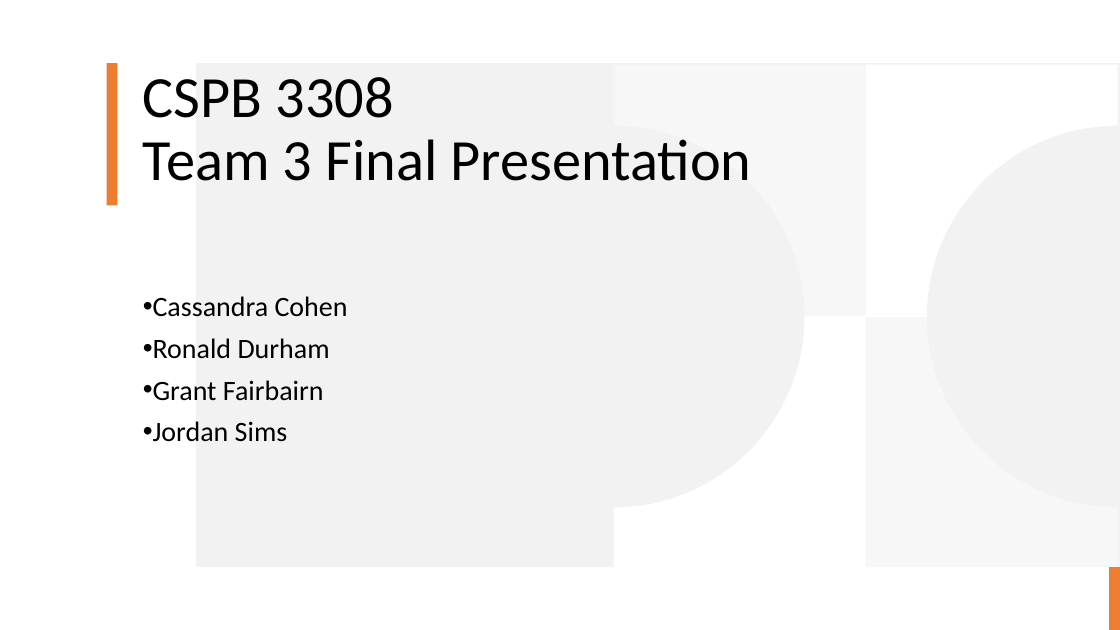
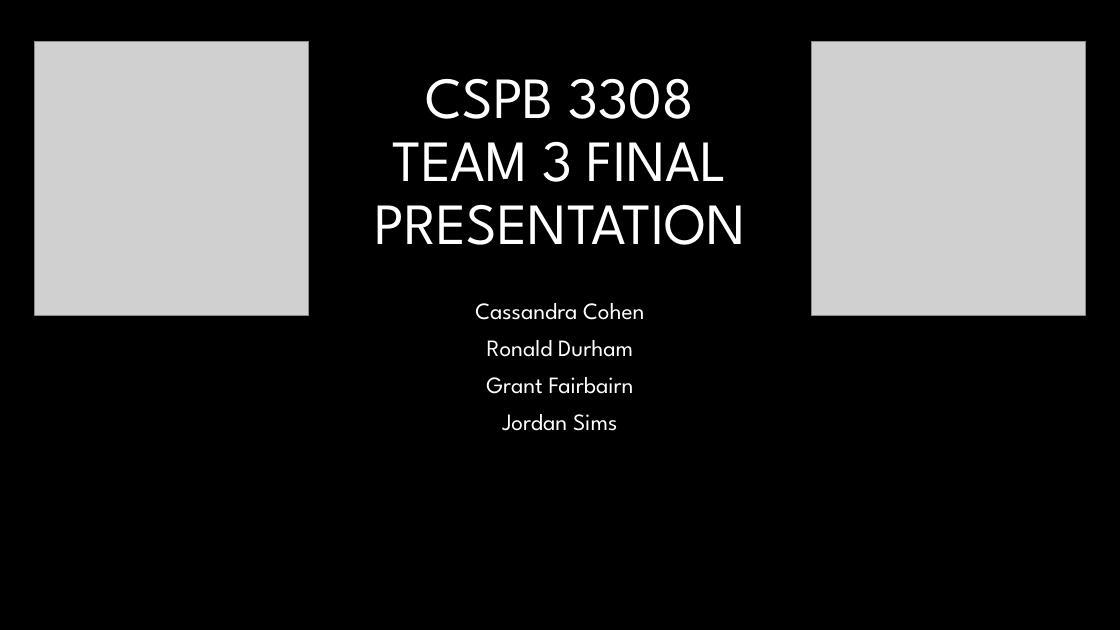
Before and after one commit to rodu4835/Heroku_App_Deployment, a slide deck: slide 1 of CSPB 3308 - Presentation PPT.pptx. Drawn at 1120x630 pixels with LibreOffice and Linux fonts; fonts in the diff are those of the drawing; grey boxes stand for pictures; background and template pictures are left out. Boxes give left, top, right and bottom in pixels: in the first picture for what was removed or moved away, otherwise in the second. Text is boxed around its words. In the diff, an @@ line names an element or a change of style, - is before the commit and + after.

```diff
--- a/CSPB 3308 - Presentation PPT.pptx
+++ b/CSPB 3308 - Presentation PPT.pptx
@@ background #FFFFFF to #000000 @@
@@ picture added at [34, 41, 308, 315] @@
@@ picture added at [812, 41, 1086, 315] @@
@@ rectangle removed at [107, 63, 118, 206] @@
@@ rectangle removed at [196, 63, 1120, 567] @@
@@ title at [374, 78, 745, 245]: text changed; font Calibri to League Spartan; text colour #000000 to #FFFFFF @@
-CSPB 3308
-Team 3 Final Presentation
+CSPB 3308
+TEAM 3 FINAL PRESENTATION
@@ freeform shape removed at [614, 65, 866, 317] @@
@@ freeform shape removed at [866, 65, 1118, 317] @@
@@ subtitle "Cassandra Cohen": place and size @@
-subtitle "Cassandra Cohen" at [153, 296, 348, 442]
+subtitle "Cassandra Cohen" at [475, 303, 644, 431]
@@ subtitle "Cassandra Cohen" at [475, 303, 644, 431]: size 24 to 20 pt, font Calibri to League Spartan, text colour #000000 to #FFFFFF; alignment left to centre; bullet • to none @@
@@ freeform shape removed at [614, 316, 866, 568] @@
@@ freeform shape removed at [866, 316, 1118, 568] @@
@@ rectangle removed at [1109, 567, 1120, 630] @@
```
Also in this commit, not shown: 3 other slides changed, 11 slides added, 2 slides removed, 2 other files.
